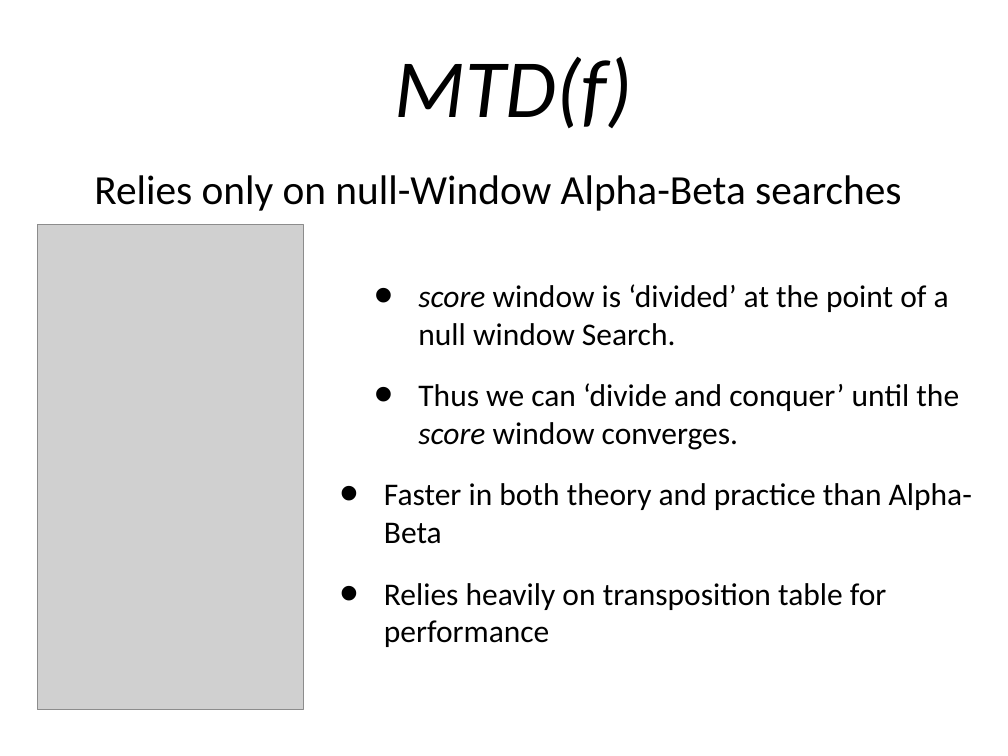
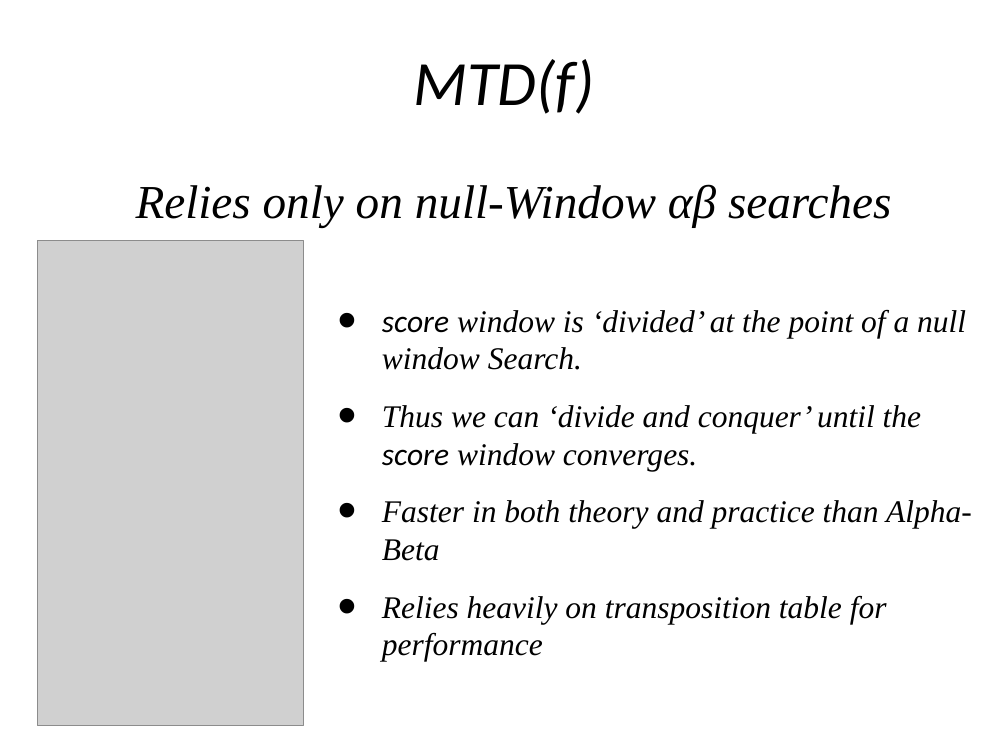
Before and after one commit to amod0017/rit-othello, a slide deck: slide 11 of Othello/other/Othello-Presentation-2.ppt. Drawn at 1008x756 pixels with LibreOffice and Linux fonts; fonts in the diff are those of the drawing; grey boxes stand for pictures; background and template pictures are left out. Boxes give left, top, right and bottom in pixels: in the first picture for what was removed or moved away, otherwise in the second. Text is boxed around its words. In the diff, an @@ line names an element or a change of style, - is before the commit and + after.

Commit message:
- Merged Presentations - Added Styling (I still have the original if it looks weird on a PPT)

```diff
--- a/Othello/other/Othello-Presentation-2.ppt
+++ b/Othello/other/Othello-Presentation-2.ppt
@@ text "MTD(f)": place and size @@
-text "MTD(f)" at box(395, 56, 633, 128)
+text "MTD(f)" at box(413, 59, 595, 114)
@@ text "MTD(f)" at box(413, 59, 595, 114): size 84 to 64 pt @@
@@ text "Relies only on null-Window αβ ..." at box(136, 184, 891, 227): vertical alignment top to middle @@
@@ text at box(136, 184, 891, 227): text changed; size 42 to 48 pt; font Calibri to Times New Roman; italic on @@
-Relies only on null-Window Alpha-Beta searches
+Relies only on null-Window αβ searches
@@ text "score window is ‘divided’ at ...": place and size @@
-text "score window is ‘divided’ at ..." at box(384, 284, 972, 647)
+text "score window is ‘divided’ at ..." at box(382, 310, 972, 662)
@@ text "score window is ‘divided’ at ..." at box(382, 310, 972, 662): font Calibri to Times New Roman, italic on; list level 2 to 1 in "score window is ‘divided’ at ..."; list level 2 to 1 in "Thus we can ‘divide and ..."; less space between paragraphs @@
@@ picture: place and size @@
-picture at box(38, 225, 303, 710)
+picture at box(38, 240, 303, 726)
```
Also in this commit, not shown: 30 other slides changed, 8 slides added, 5 slides removed.
